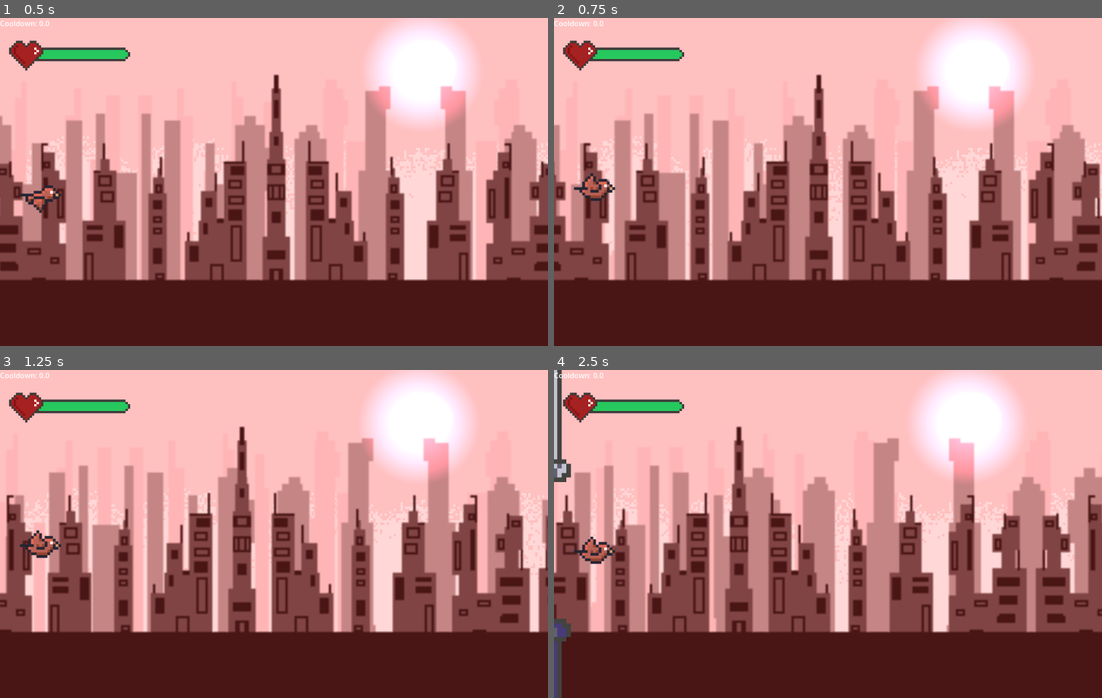
Above: before the commit, frames 1-4 (two rows, left to right).
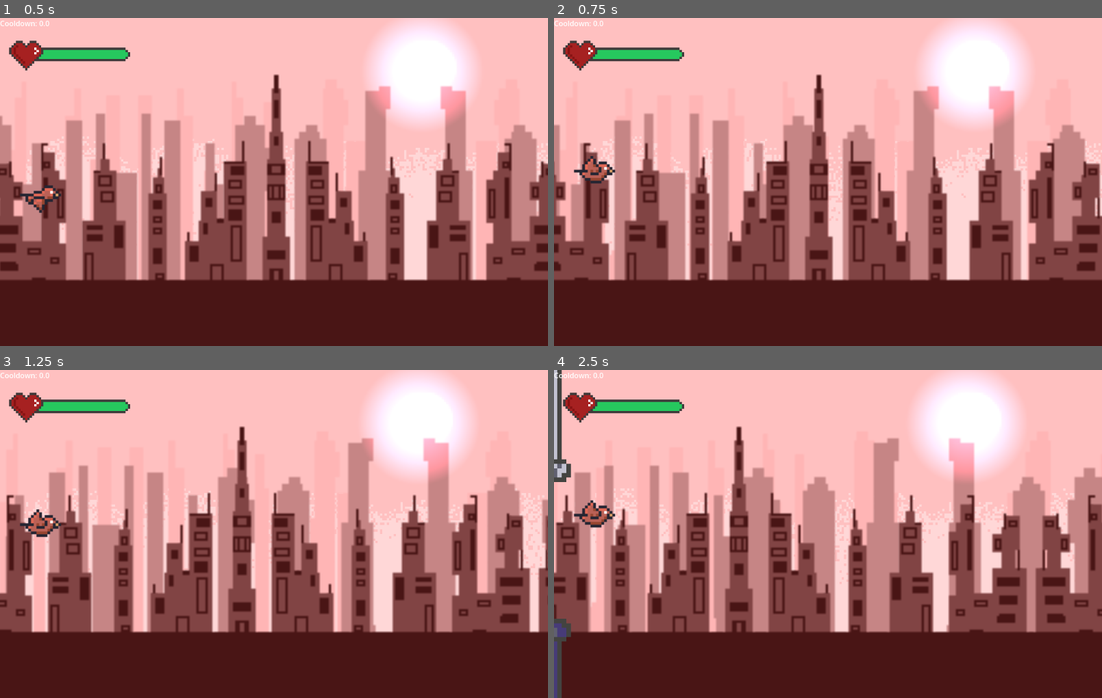
Above: after the commit, the same moments.

Repository: ItzAshmit/Inverse-flappy-bird
Game: Godot game, scene res://Scenes/levels/level10.tscn
Two runs of this game, one before a commit and one after it. Both use one fixed random seed, a clock stepped at 60 frames per second and the inputs below. This scene is started directly instead of the project's main scene.
Inputs (mouse positions are in pixels of both pictures, inside the frame that each line leads up to):
- Up to frame 1 (0.5 s): no input
- Up to frame 2 (0.75 s): move the mouse to (948, 165) at 0.52 s; click (948, 165) at 0.67 s
- Up to frame 3 (1.25 s): no input
- Up to frame 4 (2.5 s): move the mouse to (718, 550) at 1.27 s; click (718, 550) at 1.42 s; move the mouse to (882, 461) at 2.02 s; click (882, 461) at 2.17 s

Frame 1 is identical in both runs. In frame 2, 0.6% of the frame differs, in the area x 3-12%, y 42-56%; in frame 3, 0.7%; in frame 4, 0.7%, in the area x 3-12%, y 39-60%.
Error before the commit: Invalid access to property or key 'bird_died' on a base object of type 'null instance'. (res://Scripts/tween.gd:8)

Commit message:
Unify bird node name and access
Rename bird instances in level5/level10/level15 scenes to a consistent name ("bird") and update the baselevel ext_resource UID references. Update Scripts/tween.gd to obtain the bird via ../BirdParent.get_child(0) instead of the hardcoded path ($"../BirdParent/bird") and connect the bird_died signal. These changes standardize node naming across levels and make the tween script resilient to previously differing instance names.

Diff:
--- a/Scenes/levels/level10.tscn
+++ b/Scenes/levels/level10.tscn
@@ -1,8 +1,8 @@
 [gd_scene format=3 uid="uid://chpup84hbhyan"]
 
-[ext_resource type="PackedScene" uid="uid://cbyvfvk8tjjr8" path="res://Scenes/levels/baselevel.tscn" id="1_6tnqb"]
+[ext_resource type="PackedScene" uid="uid://br7dxfo4bl2nb" path="res://Scenes/levels/baselevel.tscn" id="1_6tnqb"]
 [ext_resource type="PackedScene" uid="uid://sby3od43khsm" path="res://Scenes/Huma.tscn" id="2_3l1xy"]
 
 [node name="MainGame" unique_id=1605266567 instance=ExtResource("1_6tnqb")]
 
-[node name="Huma" parent="BirdParent" parent_id_path=PackedInt32Array(1120941888) index="0" unique_id=1757279582 instance=ExtResource("2_3l1xy")]
+[node name="bird" parent="BirdParent" parent_id_path=PackedInt32Array(1120941888) index="0" unique_id=1757279582 instance=ExtResource("2_3l1xy")]
--- a/Scenes/levels/level15.tscn
+++ b/Scenes/levels/level15.tscn
@@ -1,8 +1,8 @@
 [gd_scene format=3 uid="uid://tfesjis44egw"]
 
-[ext_resource type="PackedScene" uid="uid://cbyvfvk8tjjr8" path="res://Scenes/levels/baselevel.tscn" id="1_6ahyh"]
+[ext_resource type="PackedScene" uid="uid://br7dxfo4bl2nb" path="res://Scenes/levels/baselevel.tscn" id="1_6ahyh"]
 [ext_resource type="PackedScene" uid="uid://cmnyjqepathmv" path="res://Scenes/simurgh.tscn" id="2_vfglw"]
 
 [node name="MainGame" unique_id=1605266567 instance=ExtResource("1_6ahyh")]
 
-[node name="simurgh" parent="BirdParent" parent_id_path=PackedInt32Array(1120941888) index="0" unique_id=1757279582 instance=ExtResource("2_vfglw")]
+[node name="bird" parent="BirdParent" parent_id_path=PackedInt32Array(1120941888) index="0" unique_id=1757279582 instance=ExtResource("2_vfglw")]
--- a/Scenes/levels/level5.tscn
+++ b/Scenes/levels/level5.tscn
@@ -1,8 +1,8 @@
 [gd_scene format=3 uid="uid://c0p1suc60i7qe"]
 
-[ext_resource type="PackedScene" uid="uid://cbyvfvk8tjjr8" path="res://Scenes/levels/baselevel.tscn" id="1_0oj8u"]
+[ext_resource type="PackedScene" uid="uid://br7dxfo4bl2nb" path="res://Scenes/levels/baselevel.tscn" id="1_0oj8u"]
 [ext_resource type="PackedScene" uid="uid://dwiv5yugy1vkm" path="res://Scenes/pheonix.tscn" id="2_0kbvy"]
 
 [node name="MainGame" unique_id=1605266567 instance=ExtResource("1_0oj8u")]
 
-[node name="Pheonix" parent="BirdParent" parent_id_path=PackedInt32Array(1120941888) index="0" unique_id=1757279582 instance=ExtResource("2_0kbvy")]
+[node name="bird" parent="BirdParent" parent_id_path=PackedInt32Array(1120941888) index="0" unique_id=1757279582 instance=ExtResource("2_0kbvy")]
--- a/Scripts/tween.gd
+++ b/Scripts/tween.gd
@@ -4,7 +4,7 @@
 
 func _ready():
 	await get_tree().create_timer(2).timeout
-	bird = $"../BirdParent/bird"
+	bird = $"../BirdParent".get_child(0)
 	bird.bird_died.connect(_bird_died)
 
 
